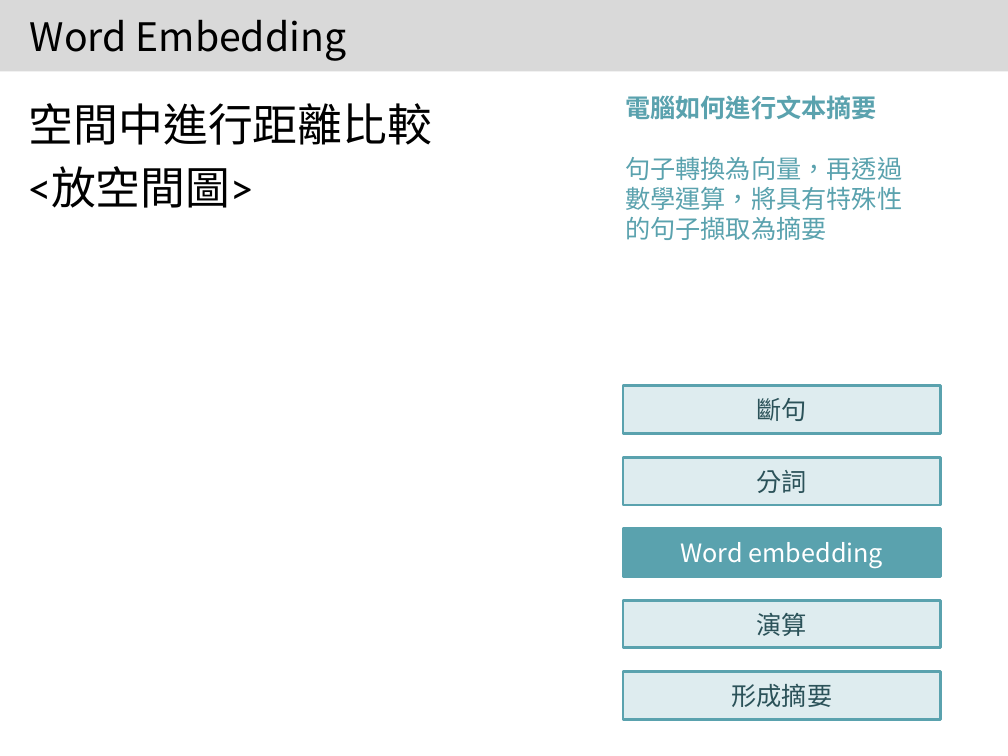
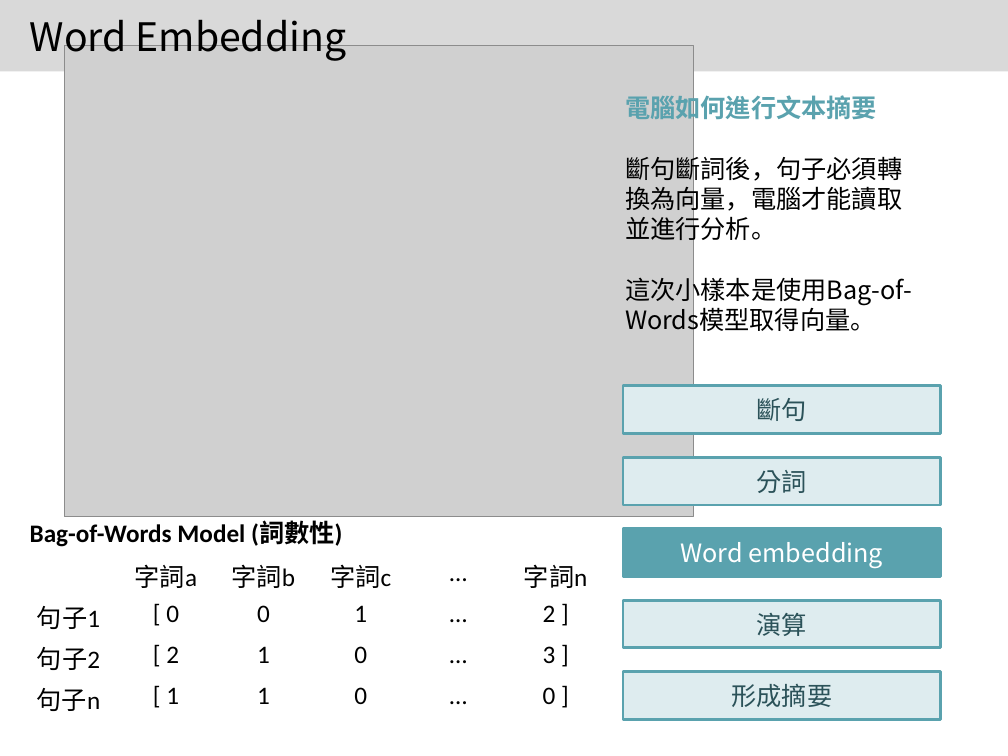
Before and after one commit to 1napcompsci/Automatic-Text-Summarization, a slide deck: slide 9 of Summarization with Yahoo - SETN/實習專案報告 Template (Revised).pptx (slide 8 before the commit). Drawn at 1008x756 pixels with LibreOffice and Linux fonts; fonts in the diff are those of the drawing; grey boxes stand for pictures. Boxes give left, top, right and bottom in pixels: in the first picture for what was removed or moved away, otherwise in the second. Text is boxed around its words. In the diff, an @@ line names an element or a change of style, - is before the commit and + after.

```diff
--- a/Summarization with Yahoo - SETN/實習專案報告 Template (Revised).pptx
+++ b/Summarization with Yahoo - SETN/實習專案報告 Template (Revised).pptx
@@ picture added at [65,45,694,517] @@
@@ text removed at [29,103,433,208] @@
-空間中進行距離比較
-<放空間圖>
@@ text at [625,152,912,335]: text changed; text colour #5AA2AE to #000000 @@
-句子轉換為向量，再透過數學運算，將具有特殊性的句子擷取為摘要
+斷句斷詞後，句子必須轉換為向量，電腦才能讀取並進行分析。
+這次小樣本是使用Bag-of-Words模型取得向量。
@@ text added at [30,521,342,548], 18 pt, text #000000, bold @@
+Bag-of-Words Model (詞數性)
@@ table added at [20,552,607,716], 4 rows, 6 columns @@
+ | 字詞a | 字詞b | 字詞c | … | 字詞n
+句子1 | [ 0 | 0 | 1 | … | 2 ]
+句子2 | [ 2 | 1 | 0 | … | 3 ]
+句子n | [ 1 | 1 | 0 | … | 0 ]
```
Also in this commit, not shown: 14 other slides changed, 1 slide added.
